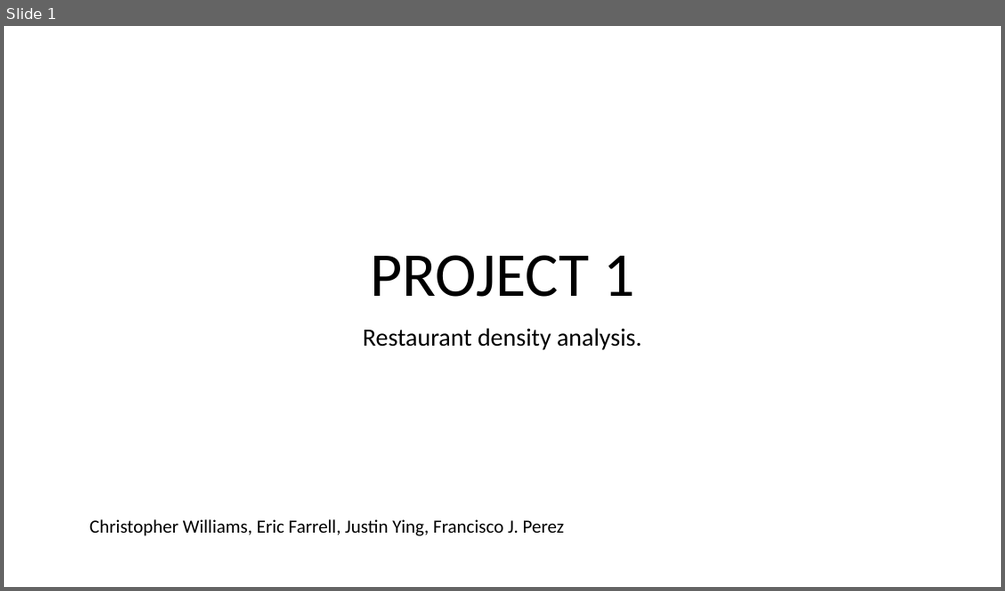
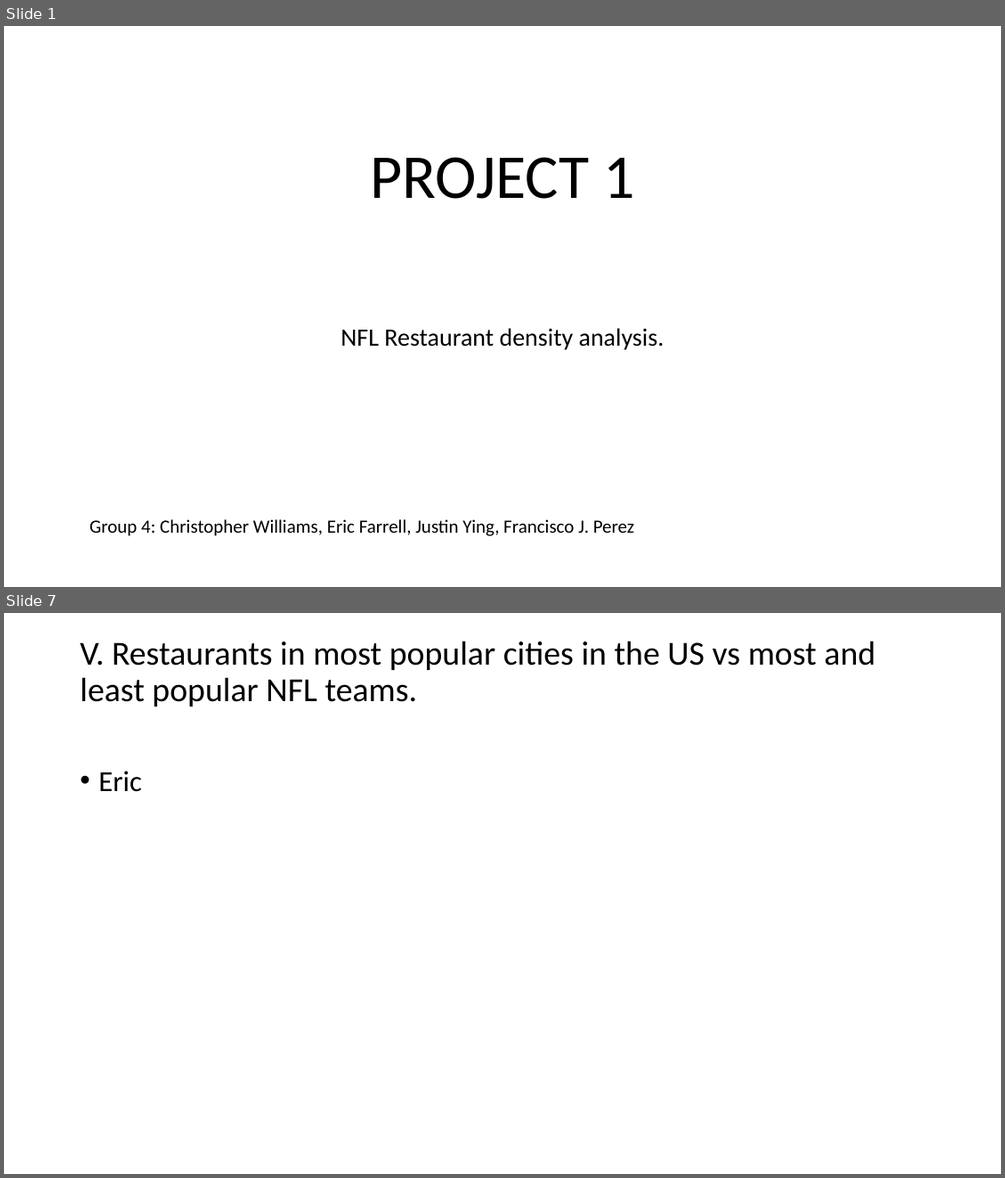
Before and after one commit to jjying89/Yelp-Restaurants-Analysis, a slide deck: Presentation/Team_4-Restaurant_Density_Analysis..pptx. Shown one above the other, each under a label of ours: slide 1 before the commit, slides 1 and 7 after it; the slides between them are not shown. The pictures are 1005x591 and 1005x1178 pixels, drawn with LibreOffice and Linux fonts; fonts in the diff are those of the drawing. Boxes give left, top, right and bottom in pixels: in the first picture for what was removed or moved away, otherwise in the second. Text is boxed around its words. In the diff, an @@ line names an element or a change of style, - is before the commit and + after.

```diff
--- a/Presentation/Team_4-Restaurant_Density_Analysis..pptx
+++ b/Presentation/Team_4-Restaurant_Density_Analysis..pptx
@@ slide 7 added at [4,613,1001,1174], background #FFFFFF @@
@@ title added at [80,641,875,706], 32.4 pt, text #000000 @@
+V. Restaurants in most popular cities in the US vs most and least popular NFL teams.
@@ text added at [98,771,142,792], 28 pt, text #000000 @@
+• Eric
@@ slide 1 changed as well @@
@@ title "PROJECT 1" at [370,157,634,199]: vertical alignment bottom to middle @@
@@ subtitle at [340,328,664,350]: text changed @@
-Restaurant density analysis.
+NFL Restaurant density analysis.
@@ text at [89,519,634,536]: text changed @@
-Christopher Williams, Eric Farrell, Justin Ying, Francisco J. Perez
+Group 4: Christopher Williams, Eric Farrell, Justin Ying, Francisco J. Perez
```
Also in this commit, not shown: 2 other slides changed, 4 other slides added.
